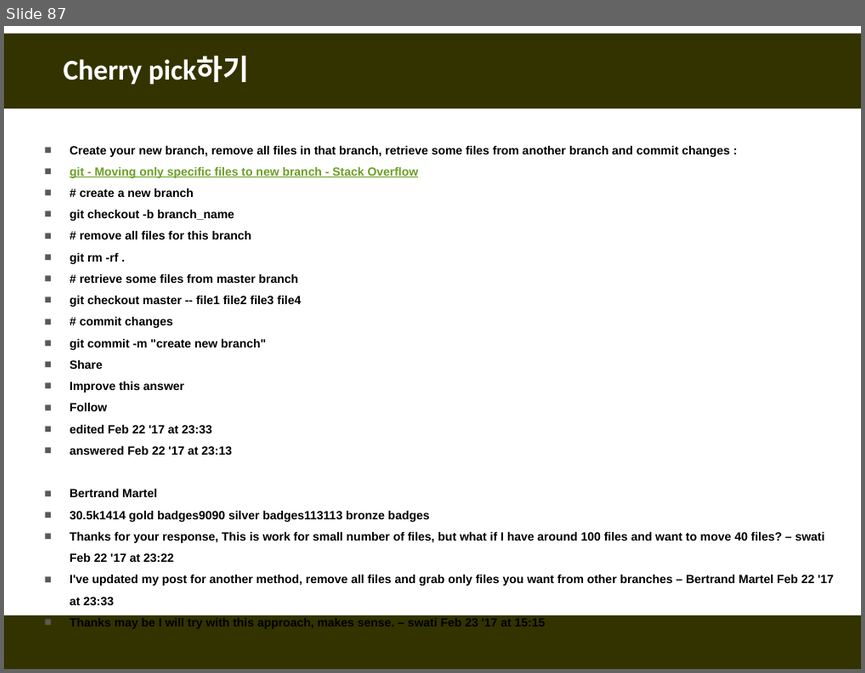
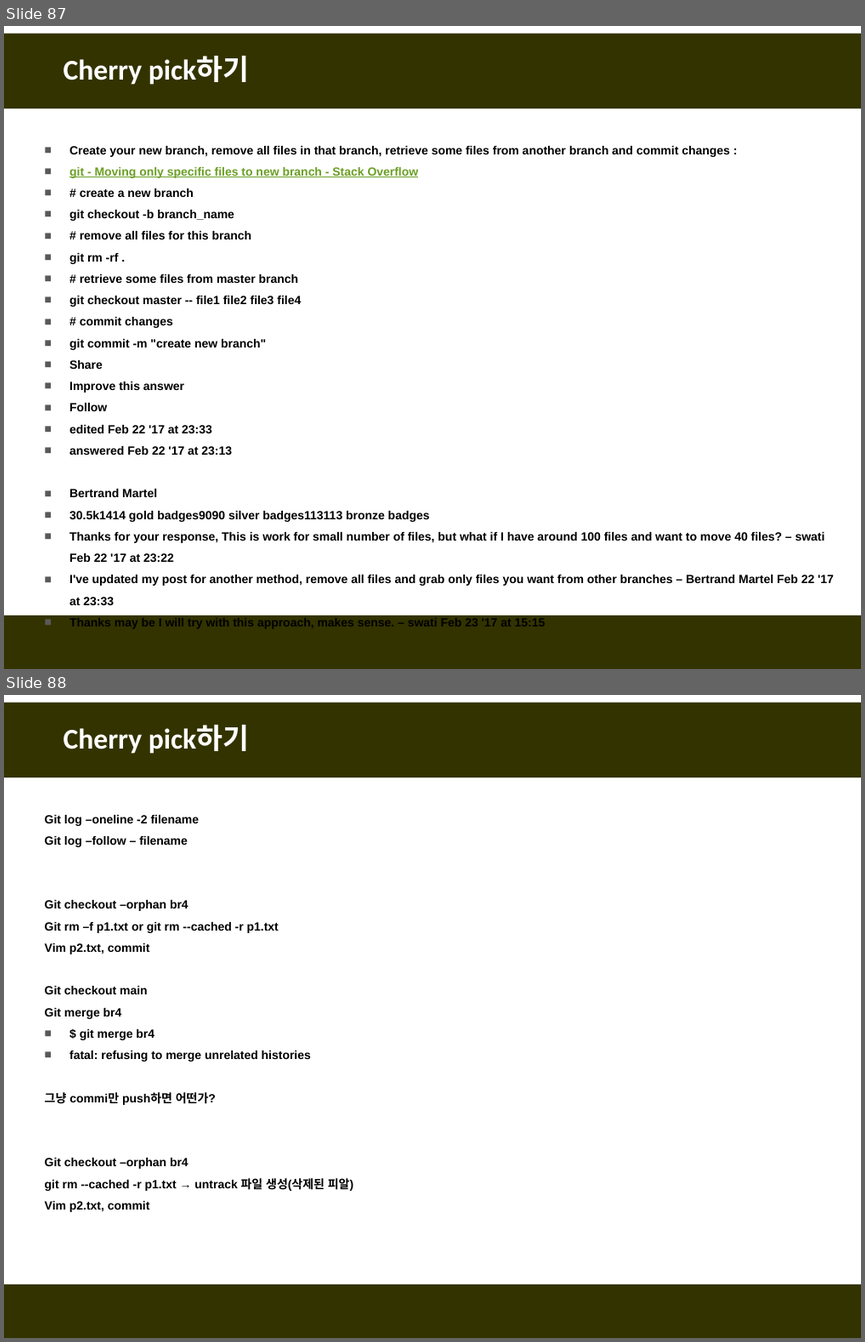
Before and after one commit to fasthill/github-lecture, a slide deck: git및github첫걸음3-원격저장소이용.pptx. Shown one above the other, each under a label of ours: slide 87 before the commit, slides 87 and 88 after it. The pictures are 865x673 and 865x1342 pixels, drawn with LibreOffice and Linux fonts; fonts in the diff are those of the drawing. Boxes give left, top, right and bottom in pixels: in the first picture for what was removed or moved away, otherwise in the second. Text is boxed around its words. In the diff, an @@ line names an element or a change of style, - is before the commit and + after.

```diff
--- a/git및github첫걸음3-원격저장소이용.pptx
+++ b/git및github첫걸음3-원격저장소이용.pptx
@@ slide 88 added at [4, 695, 861, 1338], background #FFFFFF; not listed: 2 template elements that a slide beside it also shows @@
@@ title added at [64, 726, 249, 754], 24 pt, text #FFFFFF, bold @@
+Cherry pick하기
@@ text added at [45, 815, 353, 1212], 10 pt, text #000000, bold @@
+Git log –oneline -2 filename
+Git log –follow – filename
+Git checkout –orphan br4
+Git rm –f p1.txt or git rm --cached -r p1.txt
+Vim p2.txt, commit
+Git checkout main
+Git merge br4
+■ $ git merge br4
+■ fatal: refusing to merge unrelated histories
+그냥 commi만 push하면 어떤가?
+Git checkout –orphan br4
+git rm --cached -r p1.txt → untrack 파일 생성(삭제된 피알)
+Vim p2.txt, commit
```
